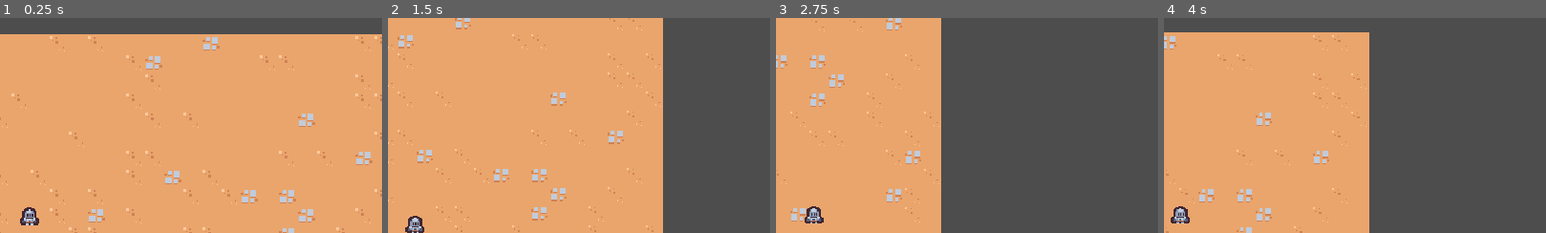
Above: before the commit, frames 1-4 (left to right).
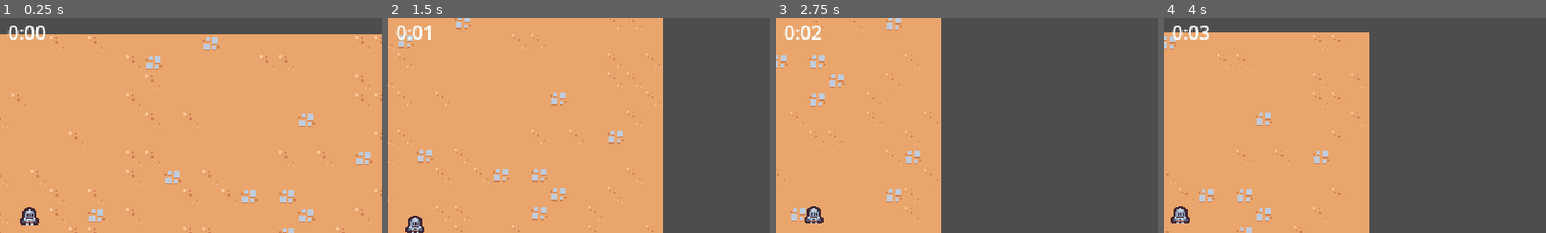
Above: after the commit, the same moments.

Repository: rprav-n/2D-Survivors-Style-Game
Game: Godot game, scene res://scenes/main/main.tscn
The game is run twice, just before and just after one commit, with the same random seed, the same clock (stepped at 60 frames per second) and the same inputs.
Inputs:
- Up to frame 1 (0.25 s): no input
- Up to frame 2 (1.5 s): hold D (move_right) 0.53-1.28 s; hold S (move_down) from 1.28 s (still down)
- Up to frame 3 (2.75 s): release S (move_down) at 2.03 s; hold D (move_right) from 2.03 s (still down)
- Up to frame 4 (4 s): release D (move_right) at 2.78 s; hold W (move_up) 2.78-3.53 s; hold Left (move_left) from 3.53 s (still down)
The pictures show only the part of the screen within x 46-96%, y 2-52%; the shares and areas given below are measured in that part.

The runs differ from the first frame. In frame 1, 0.4% of the frame differs, in the area x 2-12%, y 3-11%; in frame 2, 0.3%; in frame 3, 0.3%; in frame 4, 0.3%.

Commit message:
Creating the Game Loop Foundation

Diff:
--- a/scenes/main/main.tscn
+++ b/scenes/main/main.tscn
@@ -1,11 +1,18 @@
-[gd_scene load_steps=5 format=3 uid="uid://stu8jaa7e34b"]
+[gd_scene load_steps=7 format=3 uid="uid://stu8jaa7e34b"]
 
+[ext_resource type="PackedScene" uid="uid://bfou61qpaik5b" path="res://scenes/ui/arena_time_ui.tscn" id="1_eydaa"]
 [ext_resource type="PackedScene" uid="uid://c5fs3kt8jleqe" path="res://scenes/game_camera/game_camera.tscn" id="1_f8a7d"]
 [ext_resource type="TileSet" uid="uid://be30pah2onuvf" path="res://resources/tile_set.tres" id="1_tjjma"]
 [ext_resource type="PackedScene" uid="uid://21c4v1u2x55t" path="res://scenes/player/player.tscn" id="1_uw2hb"]
+[ext_resource type="PackedScene" uid="uid://35asgu6kqhg4" path="res://scenes/manager/arena_time_manager.tscn" id="2_g8pya"]
 [ext_resource type="PackedScene" uid="uid://dvfqtm3mshls7" path="res://scenes/manager/enemy_manager.tscn" id="4_73j8e"]
 
 [node name="Main" type="Node"]
+
+[node name="ArenaTimerUI" parent="." node_paths=PackedStringArray("arena_time_manager") instance=ExtResource("1_eydaa")]
+arena_time_manager = NodePath("../ArenaTimeManager")
+
+[node name="ArenaTimeManager" parent="." instance=ExtResource("2_g8pya")]
 
 [node name="EnemyManager" parent="." instance=ExtResource("4_73j8e")]
 
--- /dev/null
+++ b/scenes/manager/arena_time_manager.gd
@@ -0,0 +1,9 @@
+extends Node
+
+class_name ArenaTimeManager
+
+@onready var timer: Timer = $Timer
+
+
+func get_time_elapsed() -> float:
+	return timer.wait_time - timer.time_left
--- /dev/null
+++ b/scenes/manager/arena_time_manager.tscn
@@ -0,0 +1,11 @@
+[gd_scene load_steps=2 format=3 uid="uid://35asgu6kqhg4"]
+
+[ext_resource type="Script" path="res://scenes/manager/arena_time_manager.gd" id="1_206at"]
+
+[node name="ArenaTimeManager" type="Node"]
+script = ExtResource("1_206at")
+
+[node name="Timer" type="Timer" parent="."]
+wait_time = 60.0
+one_shot = true
+autostart = true
--- /dev/null
+++ b/scenes/ui/arena_time_ui.gd
@@ -0,0 +1,20 @@
+extends CanvasLayer
+
+class_name AreanTimerUI
+
+@export var arena_time_manager: ArenaTimeManager
+@onready var label: Label = %Label
+
+
+func _process(_delta: float) -> void:
+	if arena_time_manager == null: return
+	var time_elapsed: float = arena_time_manager.get_time_elapsed()
+
+	label.text = format_seconds_to_string(time_elapsed)
+
+
+func format_seconds_to_string(time_elapsed: float) -> String:
+	var minutes: int = floor(time_elapsed / 60)
+	var seconds: int = floor(time_elapsed - (minutes * 60))
+
+	return "%d:%02d" % [minutes, seconds]
--- /dev/null
+++ b/scenes/ui/arena_time_ui.tscn
@@ -0,0 +1,22 @@
+[gd_scene load_steps=2 format=3 uid="uid://bfou61qpaik5b"]
+
+[ext_resource type="Script" path="res://scenes/ui/arena_time_ui.gd" id="1_1qpky"]
+
+[node name="ArenaTimeUI" type="CanvasLayer"]
+script = ExtResource("1_1qpky")
+
+[node name="MarginContainer" type="MarginContainer" parent="."]
+anchors_preset = 15
+anchor_right = 1.0
+anchor_bottom = 1.0
+grow_horizontal = 2
+grow_vertical = 2
+mouse_filter = 2
+theme_override_constants/margin_top = 8
+
+[node name="Label" type="Label" parent="MarginContainer"]
+unique_name_in_owner = true
+layout_mode = 2
+size_flags_horizontal = 4
+size_flags_vertical = 0
+text = "Test"
